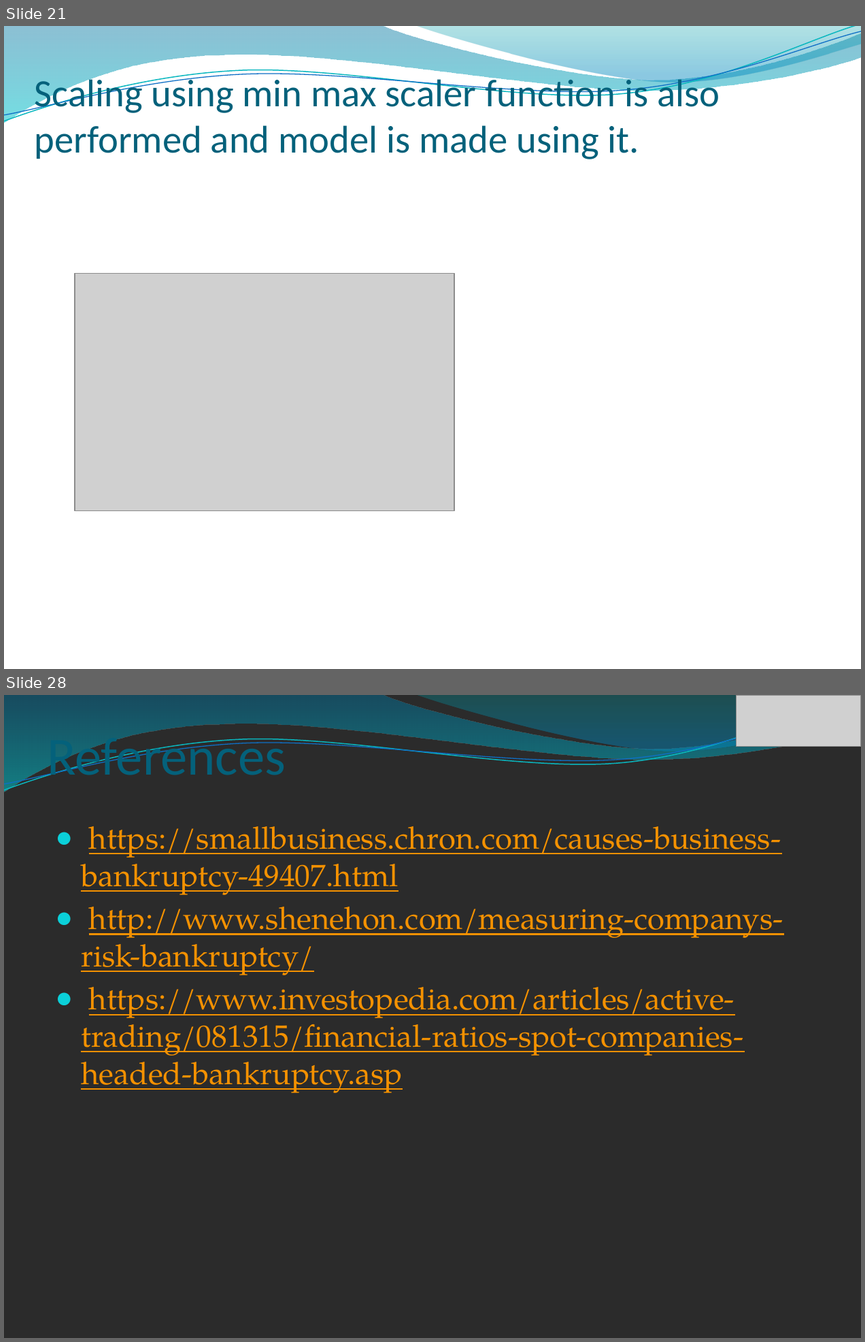
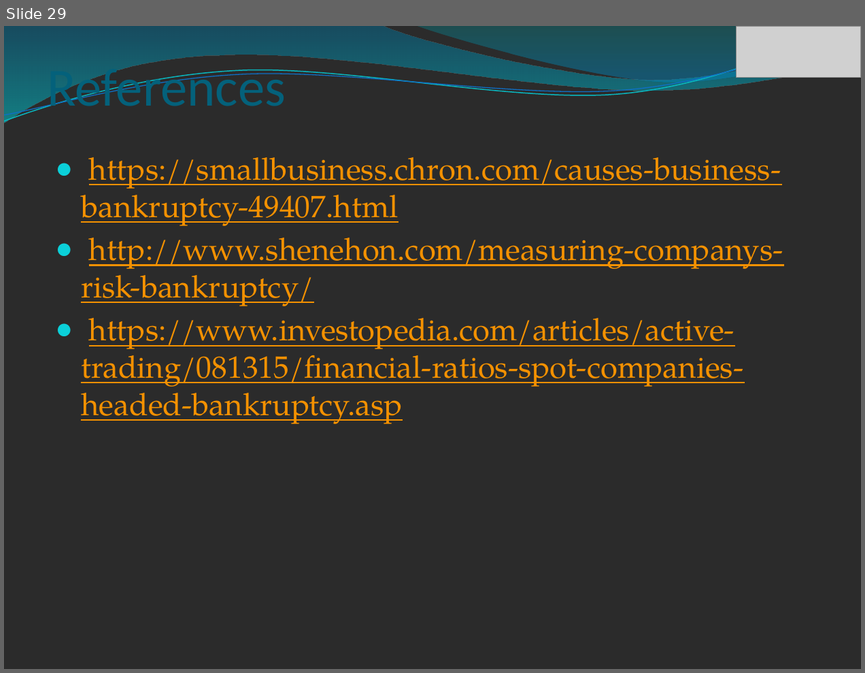
Before and after one commit to iamkuntaldinda/datasets-, a slide deck: Practicum 3.pptx. Shown one above the other, each under a label of ours: slides 21 and 28 before the commit, slide 29 after it; the slides between them are not shown. The pictures are 865x1342 and 865x673 pixels, drawn with LibreOffice and Linux fonts; fonts in the diff are those of the drawing; grey boxes stand for pictures; background and template pictures are left out; a plain dark background stands for a picture behind light text. Boxes give left, top, right and bottom in pixels: in the first picture for what was removed or moved away, otherwise in the second. Text is boxed around its words. In the diff, an @@ line names an element or a change of style, - is before the commit and + after.

```diff
--- a/Practicum 3.pptx
+++ b/Practicum 3.pptx
@@ slide 21 removed at <box>4,26,861,669</box>, background picture (left out); not listed: 4 template elements that a slide beside it also shows @@
@@ title removed at <box>35,74,719,159</box> @@
-Scaling using min max scaler function is also performed and model is made using it.
@@ picture removed at <box>75,273,455,510</box> @@
@@ what was slide 28 is now slide 29 @@
```
Also in this commit, not shown: 10 slides changed, 8 slides added, 6 other slides removed, 2 other files.
